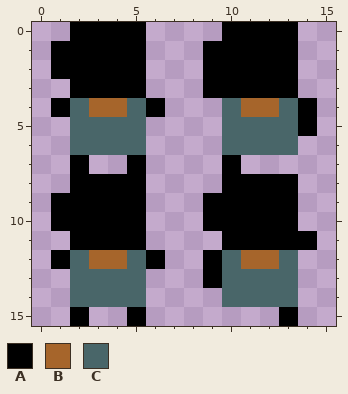
File history of a pixel-art sprite, res/images/Mr1Back.png. Above, as it was before the edit.
The file is 16x16 pixels.
Palette (. is transparent): A #000000  B #a6652b  C #496669
Pixels before, first column x 1:
 0 .AAAA....AAAA.
 1 AAAAA...AAAAA.
 2 AAAAA...AAAAA.
 3 .AAAA...AAAAA.
 4 ACBBCA...CBBCA
 5 .CCCC....CCCCA
 6 .CCCC....CCCC.
 7 .A..A....A....
 8 .AAAA....AAAA.
 9 AAAAA...AAAAA.
10 AAAAA...AAAAA.
11 .AAAA....AAAAA
12 ACBBCA..ACBBC.
13 .CCCC...ACCCC.
14 .CCCC....CCCC.
15 .A..A.......A.
And afterwards:
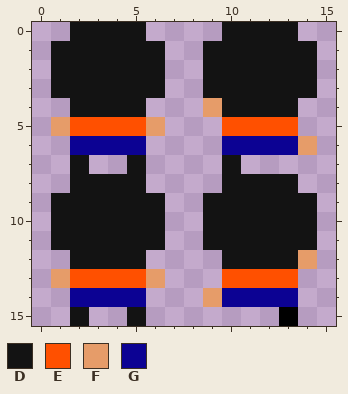
Colours new in this view: D #131313  E #ff5000  F #e69c69  G #0c0293
What changed:
Changed rows in their new state; - is an unchanged pixel.
first column x 1:
 0 -DDDD----DDDD-
 1 DDDDDD--DDDDDD
 2 DDDDDD--DDDDDD
 3 DDDDDD--DDDDDD
 4 .DDDD.--FDDDD.
 5 FEEEEF---EEEE.
 6 -GGGG----GGGGF
 7 -D--D----D----
 8 -DDDD----DDDD-
 9 DDDDDD--DDDDDD
10 DDDDDD--DDDDDD
11 DDDDDD--DDDDDD
12 .DDDD.--.DDDDF
13 FEEEEF--.EEEE-
14 -GGGG---FGGGG-
15 -D--D---------
